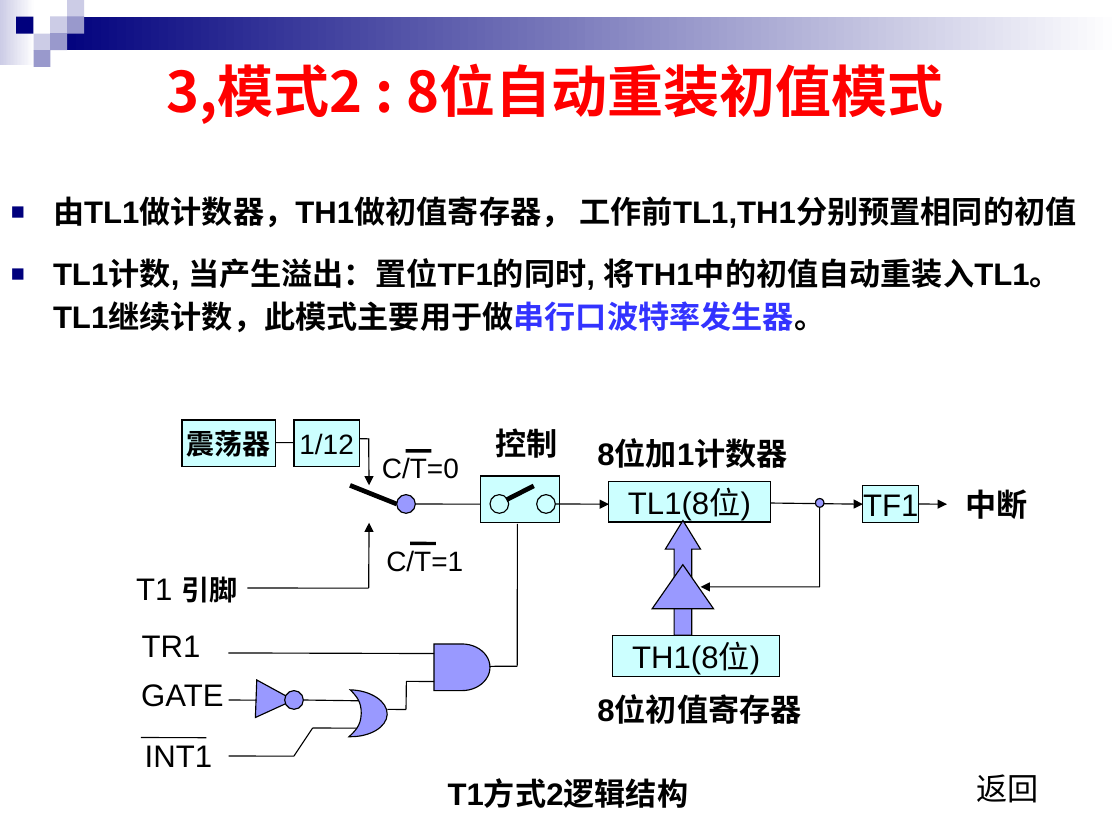
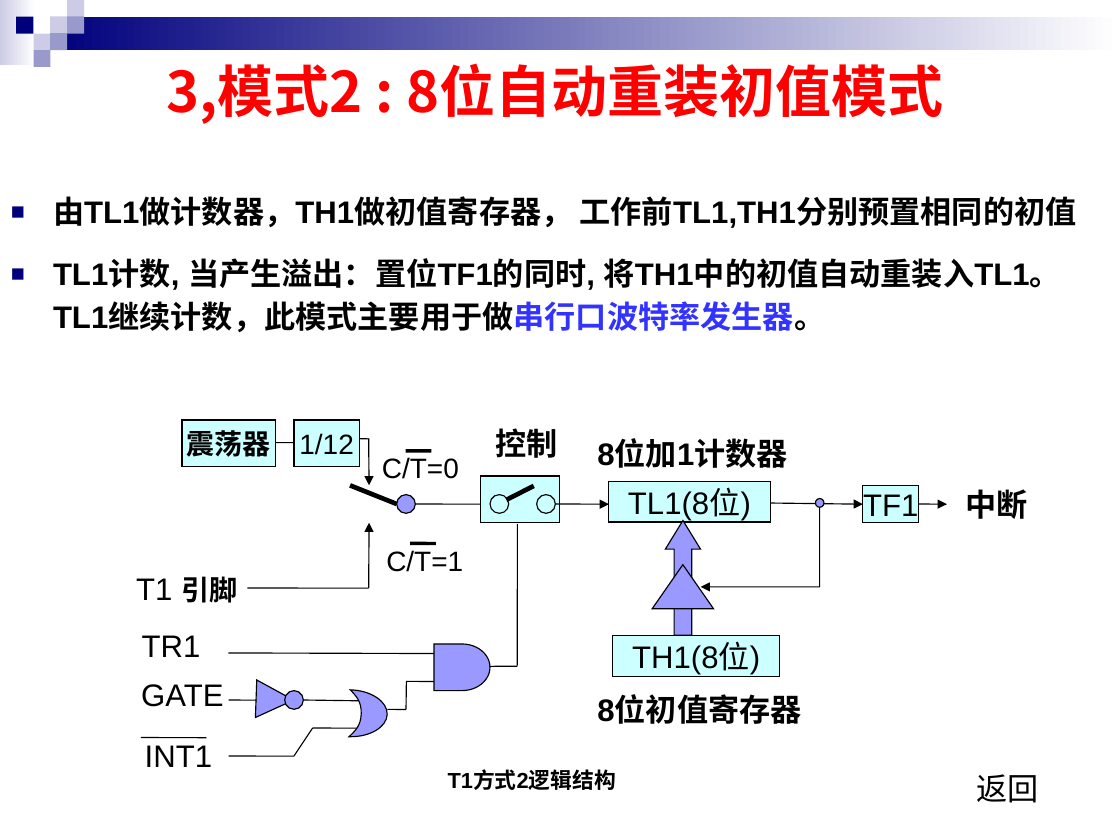
Before and after one commit to rshouc/Microcomputer, a slide deck: slide 19 of PPT/Microcontroller/第6章 51单片机的定时器.PPT. Drawn at 1120x840 pixels with LibreOffice and Linux fonts; fonts in the diff are those of the drawing. Boxes give left, top, right and bottom in pixels: in the first picture for what was removed or moved away, otherwise in the second. Text is boxed around its words. In the diff, an @@ line names an element or a change of style, - is before the commit and + after.

```diff
--- a/PPT/Microcontroller/第6章 51单片机的定时器.PPT
+++ b/PPT/Microcontroller/第6章 51单片机的定时器.PPT
@@ text "T1方式2逻辑结构" at bbox=[448, 771, 617, 790]: size 20 to 14 pt; line spacing 1.25 to 1.05 @@
```
Also in this commit, not shown: 4 other slides changed, 1 slide removed, 3 other files.
